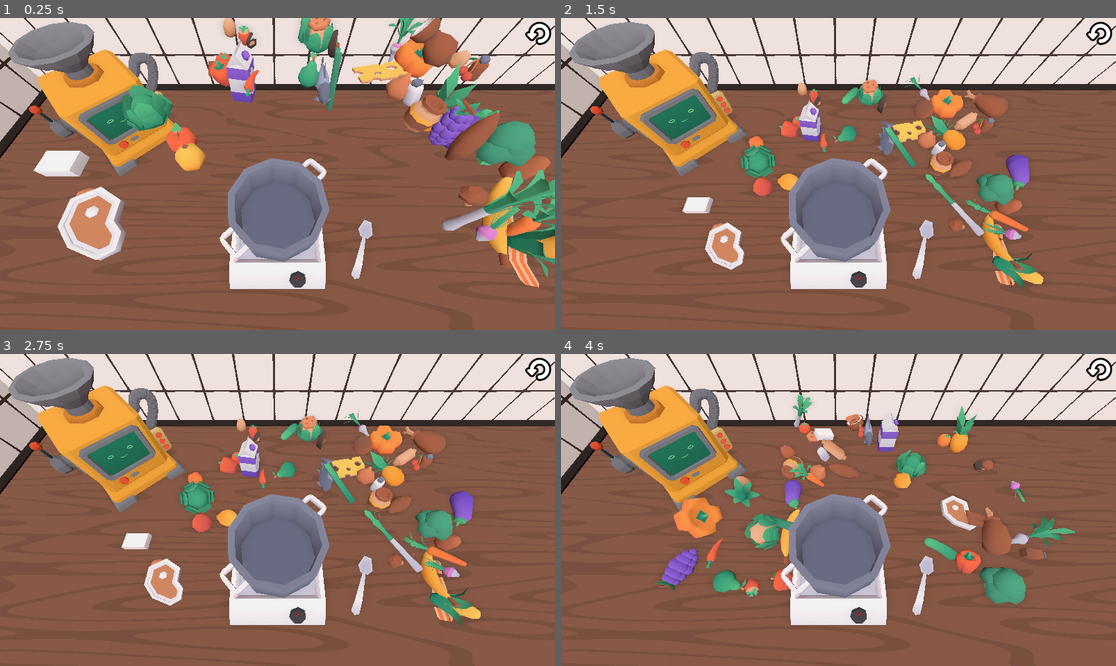
Above: before the commit, frames 1-4 (two rows, left to right).
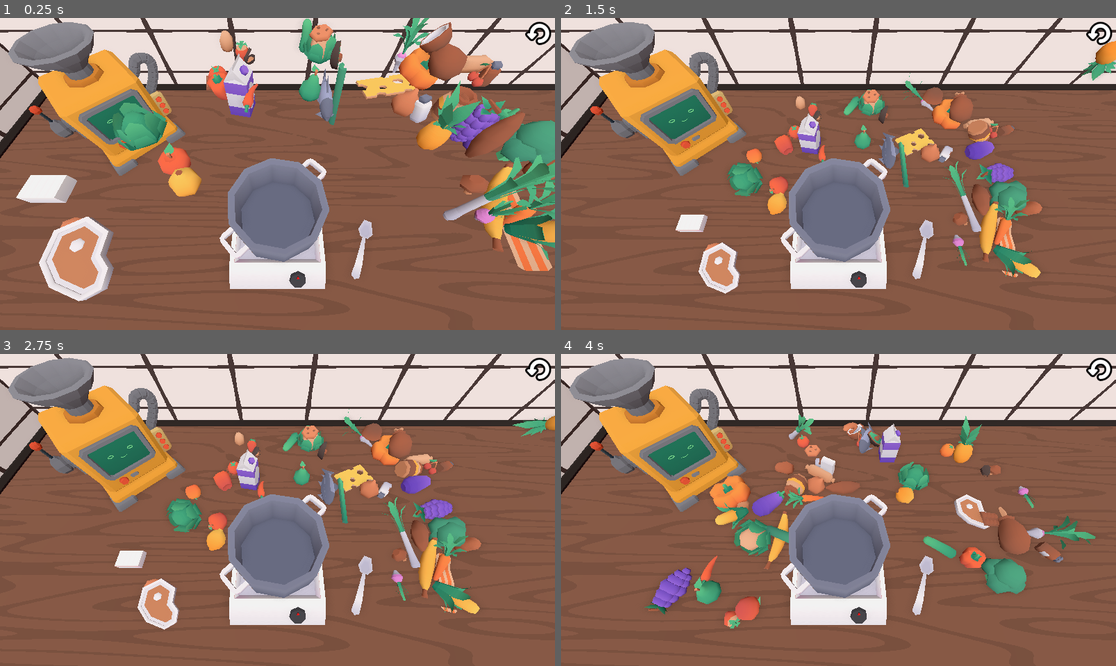
Above: after the commit, the same moments.

Repository: DrHaid/llm-taste-tester
Game: Godot game, scene res://scenes/main/main.tscn
Same seed, same stepped clock (60 frames per second), same inputs: the game is played once before the commit and once after it.
Inputs (mouse positions are in pixels of both pictures, inside the frame that each line leads up to):
- Up to frame 1 (0.25 s): no input
- Up to frame 2 (1.5 s): move the mouse to (960, 158) at 0.52 s; click (960, 158) at 0.67 s; drag from (727, 189) to (810, 236) at 1.27 s
- Up to frame 3 (2.75 s): move the mouse to (333, 441) at 2.02 s; click (333, 441) at 2.17 s
- Up to frame 4 (4 s): click (1099, 369) at 2.75 s; drag from (810, 572) to (672, 463) at 3.52 s

The runs differ from the first frame. In frame 1, 24% of the frame differs, in the area x 0-100%, y 0-91%; in frame 2, 15%; in frame 3, 16%; in frame 4, 16%.

Commit message:
Make shader material scale independent from mesh scale

Diff:
--- a/scenes/main/main.tscn
+++ b/scenes/main/main.tscn
@@ -12,10 +12,10 @@
 [ext_resource type="Texture2D" uid="uid://bo2524kt3kx7k" path="res://ui/rotate_ccw.svg" id="5_vi6iu"]
 [ext_resource type="Script" uid="uid://dm8yyqmshpxdm" path="res://scenes/pots_n_pans/view_collision_boundary.gd" id="6_xnjwu"]
 [ext_resource type="Script" uid="uid://c8pu7rwc28hd0" path="res://scenes/main/food_spawn.gd" id="8_jq2de"]
+[ext_resource type="Material" uid="uid://bp2mad7igbxs4" path="res://scenes/main/materials/wall_material.tres" id="8_nvumn"]
 [ext_resource type="PackedScene" uid="uid://xl34pi4pvsuj" path="res://scenes/pots_n_pans/stove/stove.tscn" id="10_ndaen"]
 [ext_resource type="PackedScene" uid="uid://cf5qjssu2jva2" path="res://scenes/eating_robot/eating_robot.tscn" id="11_8jsdd"]
 [ext_resource type="Script" uid="uid://di7k87roi3tda" path="res://scenes/pots_n_pans/food_kill_zone.gd" id="16_hwmsb"]
-[ext_resource type="Shader" uid="uid://bpemefc5ycm4a" path="res://scenes/main/materials/wall_shader.tres" id="16_nvumn"]
 [ext_resource type="Shader" uid="uid://yfljavsf7w01" path="res://scenes/main/materials/wood_shader.tres" id="17_ou6is"]
 
 [sub_resource type="Environment" id="Environment_d8w4m"]
@@ -43,11 +43,8 @@
 [sub_resource type="BoxShape3D" id="BoxShape3D_nvumn"]
 size = Vector3(2, 8.516125, 2)
 
-[sub_resource type="ShaderMaterial" id="ShaderMaterial_nvumn"]
-render_priority = 0
-shader = ExtResource("16_nvumn")
-shader_parameter/tile_color = Color(0.9999997, 0.9715794, 0.9609619, 1)
-shader_parameter/joint_color = Color(0.24094036, 0.1765427, 0.16764075, 1)
+[sub_resource type="BoxShape3D" id="BoxShape3D_necax"]
+size = Vector3(2, 0.1489375, 2)
 
 [sub_resource type="StandardMaterial3D" id="StandardMaterial3D_b87k3"]
 resource_name = "stub"
@@ -91,6 +88,9 @@
 diffuse_mode = 3
 albedo_color = Color(0.109922744, 0.070832945, 0.051628, 1)
 
+[sub_resource type="BoxShape3D" id="BoxShape3D_ou6is"]
+size = Vector3(2, 0.14258984, 2)
+
 [sub_resource type="SphereShape3D" id="SphereShape3D_ox7ci"]
 radius = 0.25
 
@@ -213,12 +213,18 @@
 [node name="Walls" type="Node3D" parent="." unique_id=692096391]
 
 [node name="LeftWall" type="Node3D" parent="Walls" unique_id=1604819088]
-transform = Transform3D(-7.824338e-08, 0, 1, 0, 1, 0, -1.79, 0, -4.371139e-08, -2.945, 0, -0.047)
+transform = Transform3D(-7.824338e-08, 0, 1, 0, 1, 0, -1.79, 0, -4.371139e-08, -2.945, 0, -0.657)
+
+[node name="StaticBody3D" type="StaticBody3D" parent="Walls/LeftWall" unique_id=843206915]
+
+[node name="CollisionShape3D" type="CollisionShape3D" parent="Walls/LeftWall/StaticBody3D" unique_id=97878814]
+transform = Transform3D(1, 0, 0, 0, -4.371139e-08, -1, 0, 1, -4.371139e-08, 0, 0.755, -0.07396865)
+shape = SubResource("BoxShape3D_necax")
 
 [node name="wall" type="MeshInstance3D" parent="Walls/LeftWall" unique_id=105696011]
 transform = Transform3D(1, 0, 0, 0, -4.371139e-08, -1, 0, 1, -4.371139e-08, 0, 0.755, 0)
 mesh = SubResource("PlaneMesh_necax")
-surface_material_override/0 = SubResource("ShaderMaterial_nvumn")
+surface_material_override/0 = ExtResource("8_nvumn")
 
 [node name="bevel" type="MeshInstance3D" parent="Walls/LeftWall" unique_id=147944069]
 transform = Transform3D(0.285, 0, 0, 0, 0.8, -3.0198067e-15, 0, 2.842171e-15, 0.85, 0, -0.04, 0)
@@ -226,12 +232,18 @@
 surface_material_override/0 = SubResource("StandardMaterial3D_m4h2d")
 
 [node name="BackWall" type="Node3D" parent="Walls" unique_id=1118091441]
-transform = Transform3D(3.395, 0, 0, 0, 1, 0, 0, 0, 1, 0.38, 0, -1.782)
+transform = Transform3D(4.01, 0, 0, 0, 1, 0, 0, 0, 1, 0.635, 0, -1.782)
+
+[node name="StaticBody3D" type="StaticBody3D" parent="Walls/BackWall" unique_id=464260716]
+
+[node name="CollisionShape3D" type="CollisionShape3D" parent="Walls/BackWall/StaticBody3D" unique_id=432355278]
+transform = Transform3D(1, 0, 0, 0, -4.371139e-08, -1, 0, 1, -4.371139e-08, 0, 0.755, -0.07079494)
+shape = SubResource("BoxShape3D_ou6is")
 
 [node name="wall" type="MeshInstance3D" parent="Walls/BackWall" unique_id=1692489201]
 transform = Transform3D(1, 0, 0, 0, -4.371139e-08, -1, 0, 1, -4.371139e-08, 0, 0.755, 0)
 mesh = SubResource("PlaneMesh_necax")
-surface_material_override/0 = SubResource("ShaderMaterial_nvumn")
+surface_material_override/0 = ExtResource("8_nvumn")
 
 [node name="bevel" type="MeshInstance3D" parent="Walls/BackWall" unique_id=143740758]
 transform = Transform3D(0.285, 0, 0, 0, 0.8, -3.0198067e-15, 0, 2.842171e-15, 0.85, 0, -0.04, 0)
@@ -270,7 +282,7 @@
 [node name="CollisionPolygon3D" type="CollisionPolygon3D" parent="FoodDragHandler/Boundary" unique_id=238411118]
 transform = Transform3D(1, 0, 0, 0, -4.37114e-08, -1, 0, 1, -4.37114e-08, 0, 0, 0)
 depth = 3.0
-polygon = PackedVector2Array(-1.76292, -0.189293, -0.950156, -1.00205, -0.93953, -2.42237, -0.762126, -2.61456, 3.42164, -2.65152, 3.59166, -2.45933, 1.72892, 0.571314, 1.59586, 0.696975, -1.43478, 0.682191, -1.61219, 0.563922)
+polygon = PackedVector2Array(-1.76292, -0.189293, -0.950156, -1.00205, -0.9588361, -1.4534688, -0.7952008, -1.6807399, 2.804771, -1.6716487, 2.986588, -1.4898322, 1.72892, 0.571314, 1.59586, 0.696975, -1.43478, 0.682191, -1.61219, 0.563922)
 
 [node name="ElevationShapeCast3D" type="ShapeCast3D" parent="FoodDragHandler" unique_id=1183449862]
 transform = Transform3D(1, 0, 0, 0, 1, 0, 0, 0, 1, 0, 3, 0)
@@ -299,6 +311,7 @@
 [node name="-" type="Node" parent="." unique_id=108465961]
 
 [node name="FoodSpawn" type="Node3D" parent="." unique_id=1956924061]
+transform = Transform3D(1, 0, 0, 0, 1, 0, 0, 0, 1, 0, 0, 0.16293085)
 script = ExtResource("8_jq2de")
 foods_path = "res://scenes/foods/scenes/generated"
 food_scale = 0.3
@@ -312,7 +325,7 @@
 gizmo_extents = 0.02
 
 [node name="SpawnMarker3D3" type="Marker3D" parent="FoodSpawn" unique_id=51517439]
-transform = Transform3D(1, 0, 0, 0, 1, 0, 0, 0, 1, 1.63079, 1, -1.00261)
+transform = Transform3D(1, 0, 0, 0, 1, 0, 0, 0, 1, 1.6876991, 1, -1.0957346)
 gizmo_extents = 0.02
 
 [node name="SpawnMarker3D4" type="Marker3D" parent="FoodSpawn" unique_id=1659872924]
@@ -328,11 +341,11 @@
 gizmo_extents = 0.02
 
 [node name="SpawnMarker3D7" type="Marker3D" parent="FoodSpawn" unique_id=308569235]
-transform = Transform3D(1, 0, 0, 0, 1, 0, 0, 0, 1, 1.33422, 1, -0.313463)
+transform = Transform3D(1, 0, 0, 0, 1, 0, 0, 0, 1, 1.4790803, 1, -0.48936486)
 gizmo_extents = 0.02
 
 [node name="SpawnMarker3D8" type="Marker3D" parent="FoodSpawn" unique_id=933126566]
-transform = Transform3D(1, 0, 0, 0, 1, 0, 0, 0, 1, 1.23674, 1, 0.21641)
+transform = Transform3D(1, 0, 0, 0, 1, 0, 0, 0, 1, 1.2677816, 1, -0.01640135)
 gizmo_extents = 0.02
 
 [node name="SpawnMarker3D9" type="Marker3D" parent="FoodSpawn" unique_id=98103979]
@@ -344,7 +357,7 @@
 gizmo_extents = 0.02
 
 [node name="SpawnMarker3D11" type="Marker3D" parent="FoodSpawn" unique_id=999430451]
-transform = Transform3D(1, 0, 0, 0, 1, 0, 0, 0, 1, -0.327216, 1, -1.55321)
+transform = Transform3D(1, 0, 0, 0, 1, 0, 0, 0, 1, -0.327216, 1, -1.4756062)
 gizmo_extents = 0.02
 
 [node name="FoodKillZone" type="Area3D" parent="." unique_id=443425492]
--- /dev/null
+++ b/scenes/main/materials/wall_material.tres
@@ -0,0 +1,10 @@
+[gd_resource type="ShaderMaterial" format=3 uid="uid://bp2mad7igbxs4"]
+
+[ext_resource type="Shader" uid="uid://bpemefc5ycm4a" path="res://scenes/main/materials/wall_shader.tres" id="1_el7oy"]
+
+[resource]
+render_priority = 0
+shader = ExtResource("1_el7oy")
+shader_parameter/tile_color = Color(0.9999997, 0.9715794, 0.9609619, 1)
+shader_parameter/joint_color = Color(0.24094036, 0.1765427, 0.16764075, 1)
+shader_parameter/Scale = Vector2(0.47, 0.87)
--- a/scenes/main/materials/wall_shader.tres
+++ b/scenes/main/materials/wall_shader.tres
@@ -16,6 +16,14 @@
 
 [sub_resource type="VisualShaderNodeInput" id="VisualShaderNodeInput_4kby8"]
 input_name = "uv"
+
+[sub_resource type="VisualShaderNodeVectorOp" id="VisualShaderNodeVectorOp_o3x2m"]
+default_input_values = [0, Vector2(0, 0), 1, Vector2(0, 0)]
+op_type = 0
+operator = 2
+
+[sub_resource type="VisualShaderNodeVec2Parameter" id="VisualShaderNodeVec2Parameter_wx2c7"]
+parameter_name = "Scale"
 
 [sub_resource type="VisualShaderNodeColorParameter" id="VisualShaderNodeColorParameter_wx2c7"]
 parameter_name = "tile_color"
@@ -60,15 +68,19 @@
 nodes/fragment/9/node = SubResource("VisualShaderNodeStep_rt66e")
 nodes/fragment/9/position = Vector2(920, 540)
 nodes/fragment/10/node = SubResource("VisualShaderNodeInput_o3x2m")
-nodes/fragment/10/position = Vector2(-820, 760)
+nodes/fragment/10/position = Vector2(-1060, 720)
 nodes/fragment/11/node = SubResource("VisualShaderNodeTransformDecompose_wx2c7")
-nodes/fragment/11/position = Vector2(-540, 760)
+nodes/fragment/11/position = Vector2(-780, 720)
 nodes/fragment/12/node = SubResource("VisualShaderNodeVectorCompose_axxem")
-nodes/fragment/12/position = Vector2(-60, 740)
+nodes/fragment/12/position = Vector2(-300, 700)
 nodes/fragment/13/node = SubResource("VisualShaderNodeVectorLen_6wglj")
-nodes/fragment/13/position = Vector2(-280, 680)
+nodes/fragment/13/position = Vector2(-520, 640)
 nodes/fragment/14/node = SubResource("VisualShaderNodeVectorLen_p7jkr")
-nodes/fragment/14/position = Vector2(-280, 820)
+nodes/fragment/14/position = Vector2(-520, 780)
 nodes/fragment/15/node = SubResource("VisualShaderNodeInput_4kby8")
 nodes/fragment/15/position = Vector2(-580, 500)
-nodes/fragment/connections = PackedInt32Array(3, 0, 0, 0, 2, 0, 3, 0, 4, 0, 3, 1, 6, 0, 7, 0, 7, 0, 8, 0, 8, 0, 9, 0, 9, 0, 3, 2, 15, 0, 6, 0, 10, 0, 11, 0, 11, 0, 13, 0, 11, 1, 14, 0, 14, 0, 12, 1, 13, 0, 12, 0, 12, 0, 6, 1)
+nodes/fragment/16/node = SubResource("VisualShaderNodeVectorOp_o3x2m")
+nodes/fragment/16/position = Vector2(-20, 700)
+nodes/fragment/17/node = SubResource("VisualShaderNodeVec2Parameter_wx2c7")
+nodes/fragment/17/position = Vector2(-1060, 960)
+nodes/fragment/connections = PackedInt32Array(3, 0, 0, 0, 2, 0, 3, 0, 4, 0, 3, 1, 6, 0, 7, 0, 7, 0, 8, 0, 8, 0, 9, 0, 9, 0, 3, 2, 15, 0, 6, 0, 10, 0, 11, 0, 11, 0, 13, 0, 11, 1, 14, 0, 14, 0, 12, 1, 13, 0, 12, 0, 12, 0, 16, 0, 16, 0, 6, 1, 17, 0, 16, 1)
